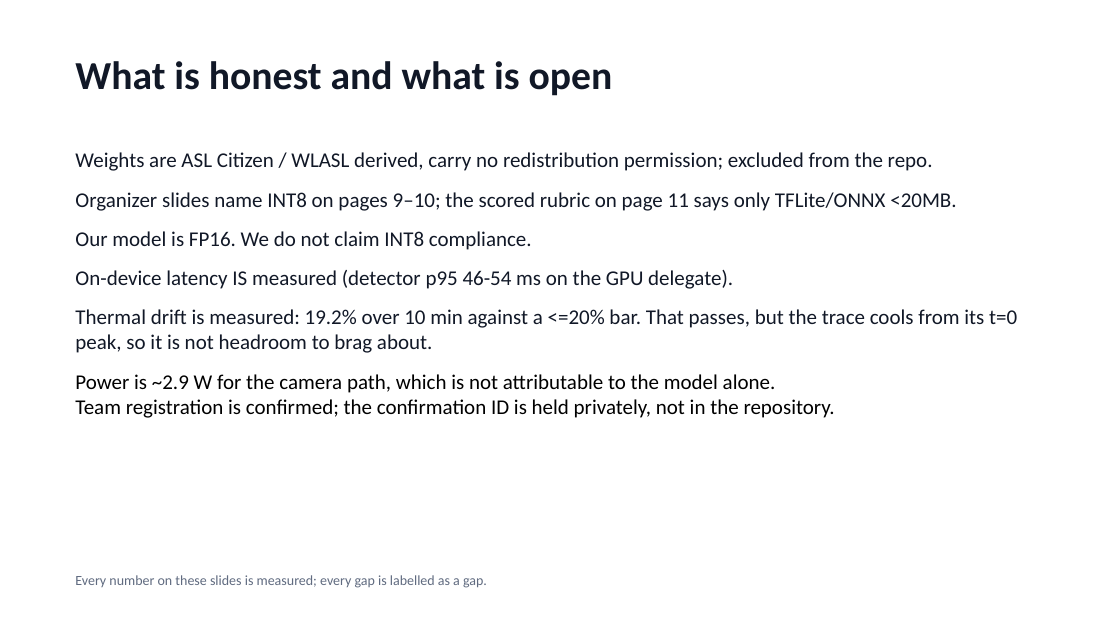
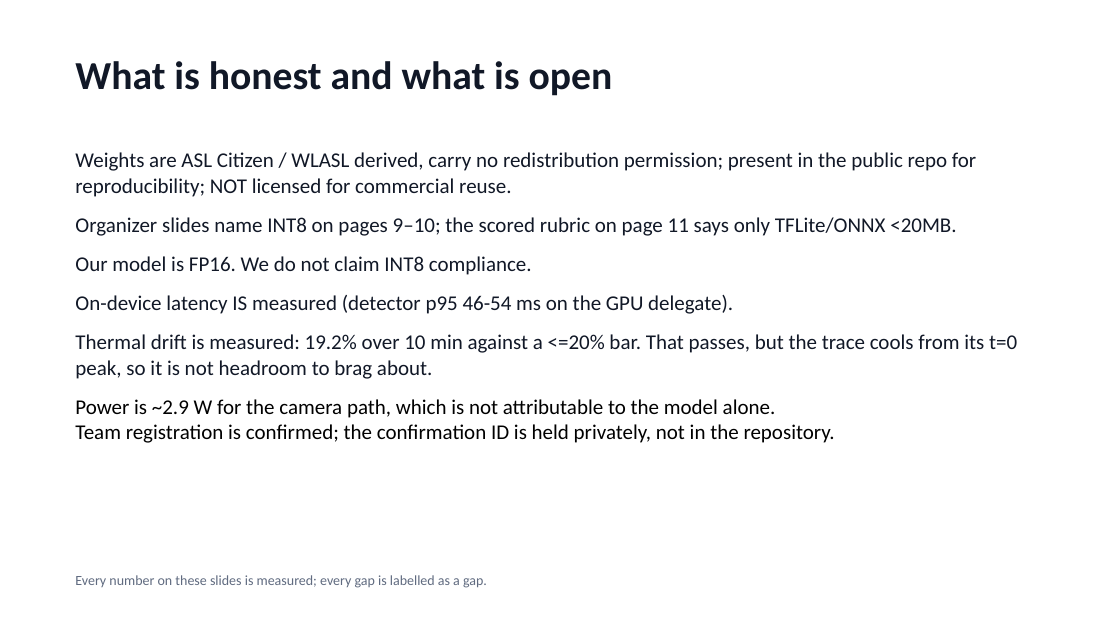
Before and after one commit to dev25bansal-ops/EchoGesture, a slide deck: slide 10 of docs/submission/EchoGesture_Submission_2026-11-19.pptx. Drawn at 1120x630 pixels with LibreOffice and Linux fonts; fonts in the diff are those of the drawing. Boxes give left, top, right and bottom in pixels: in the first picture for what was removed or moved away, otherwise in the second. Text is boxed around its words. In the diff, an @@ line names an element or a change of style, - is before the commit and + after.

Commit message:
deck: correct a false claim on the "what is honest" slide
Slide 10 said the weights were "excluded from the repo". They are not: all ten
model files are tracked, on this branch and on the previous ones, in a PUBLIC
repository. A false claim on the slide whose entire purpose is stating
limitations is the worst place in the deck for one, and it is checkable in one
click by anyone reading GitHub.

Now reads: "present in the public repo for reproducibility; NOT licensed for
commercial reuse." That is both true and the stronger statement -- it keeps the
honest disclosure that the weights carry no redistribution permission while not
claiming an exclusion that does not exist.

Found while answering "are we submission ready". Everything else in the audit
passed: bundle builds and runs from a clean extraction (9 members, MECHANIC1
0.9344), demo video and deck present, results artifacts complete.

```diff
--- a/docs/submission/EchoGesture_Submission_2026-11-19.pptx
+++ b/docs/submission/EchoGesture_Submission_2026-11-19.pptx
@@ text at [75,152,976,197]: text changed @@
-Weights are ASL Citizen / WLASL derived, carry no redistribution permission; excluded from the repo.
+Weights are ASL Citizen / WLASL derived, carry no redistribution permission; present in the public repo for reproducibility; NOT licensed for commercial reuse.
```
